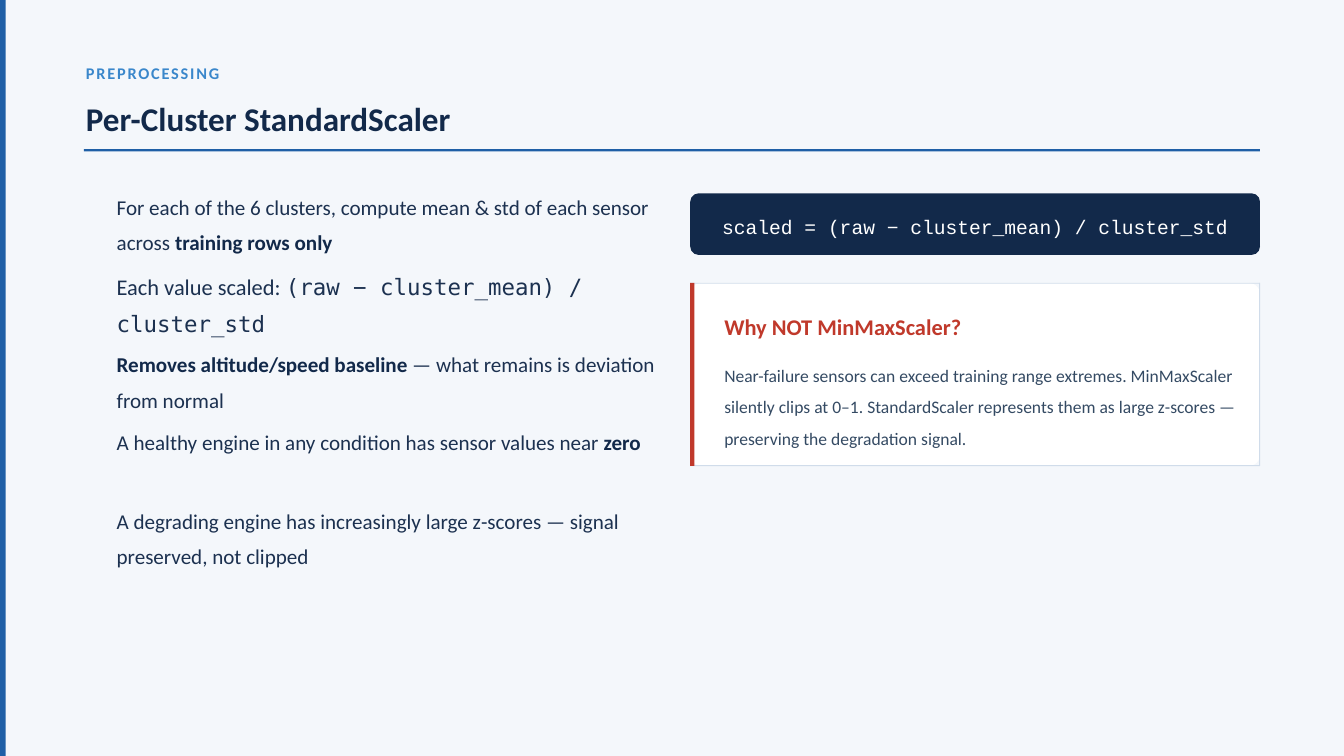
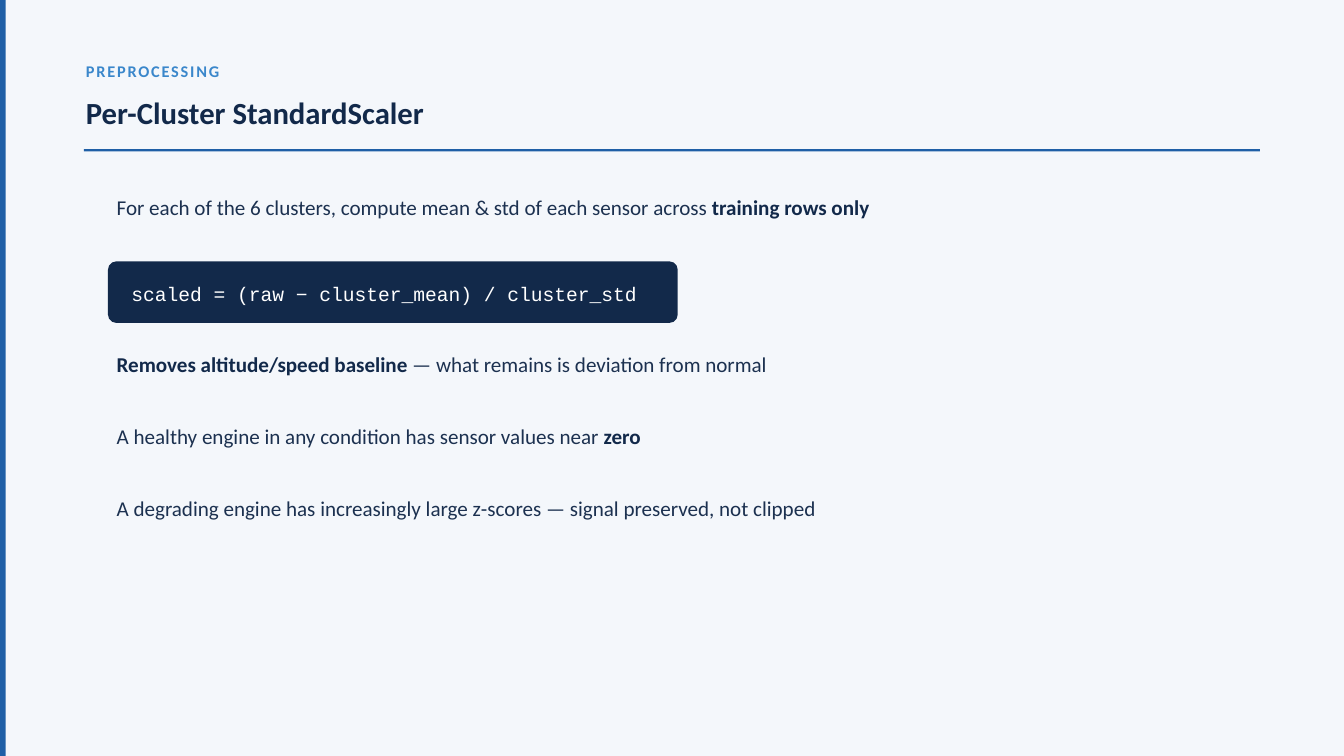
Before and after one commit to DhruvParmar051/Aircraft-Engine-Failure-Forecasting, a slide deck: slide 19 of AFM_ppt.pptx (slide 13 before the commit). Drawn at 1344x756 pixels with LibreOffice and Linux fonts; fonts in the diff are those of the drawing. Boxes give left, top, right and bottom in pixels: in the first picture for what was removed or moved away, otherwise in the second. Text is boxed around its words. In the diff, an @@ line names an element or a change of style, - is before the commit and + after.

```diff
--- a/AFM_ppt.pptx
+++ b/AFM_ppt.pptx
@@ text "PREPROCESSING" at (x1=84, y1=62, x2=1296, y2=84): line spacing 1 to 0.9 @@
@@ text "Per-Cluster StandardScaler" at (x1=86, y1=102, x2=424, y2=125): size 35.5 to 32.8 pt; line spacing 1.1 to 1 @@
@@ text "For each of the 6 ..." rewrapped from (x1=117, y1=200, x2=648, y2=254) to (x1=117, y1=200, x2=869, y2=219) @@
@@ rounded rectangle moved from (x1=690, y1=194, x2=1260, y2=255) to (x1=108, y1=261, x2=678, y2=323) @@
@@ text removed at (x1=117, y1=278, x2=555, y2=338) @@
-Each value scaled: (raw − cluster_mean) / cluster_std
@@ text "scaled = (raw − cluster_mean) ..." at (x1=131, y1=287, x2=636, y2=305): line spacing 1 to 0.9 @@
@@ text "scaled = (raw − cluster_mean) ..." moved from (x1=722, y1=220, x2=1227, y2=238) to (x1=131, y1=287, x2=636, y2=305) @@
@@ rounded rectangle removed at (x1=690, y1=283, x2=1260, y2=466) @@
@@ rectangle removed at (x1=690, y1=283, x2=1260, y2=284) @@
@@ rectangle removed at (x1=690, y1=283, x2=694, y2=466) @@
@@ rectangle removed at (x1=1259, y1=283, x2=1260, y2=466) @@
@@ text removed at (x1=724, y1=319, x2=961, y2=339) @@
-Why NOT MinMaxScaler?
@@ text "Removes altitude/speed baseline — what ..." rewrapped from (x1=117, y1=357, x2=655, y2=408) to (x1=117, y1=357, x2=766, y2=376) @@
@@ text removed at (x1=724, y1=370, x2=1233, y2=448) @@
-Near-failure sensors can exceed training range extremes. MinMaxScaler silently clips at 0–1. StandardScaler represents them as large z-scores — preserving the degradation signal.
@@ text "A healthy engine in any ..." moved from (x1=117, y1=435, x2=641, y2=454) to (x1=117, y1=429, x2=641, y2=448) @@
@@ rectangle removed at (x1=690, y1=465, x2=1260, y2=466) @@
@@ text "A degrading engine has increasingly ..." rewrapped from (x1=117, y1=514, x2=619, y2=568) to (x1=117, y1=501, x2=815, y2=520) @@
```
Also in this commit, not shown: 47 other slides changed, 1 slide added, 7 slides removed.
